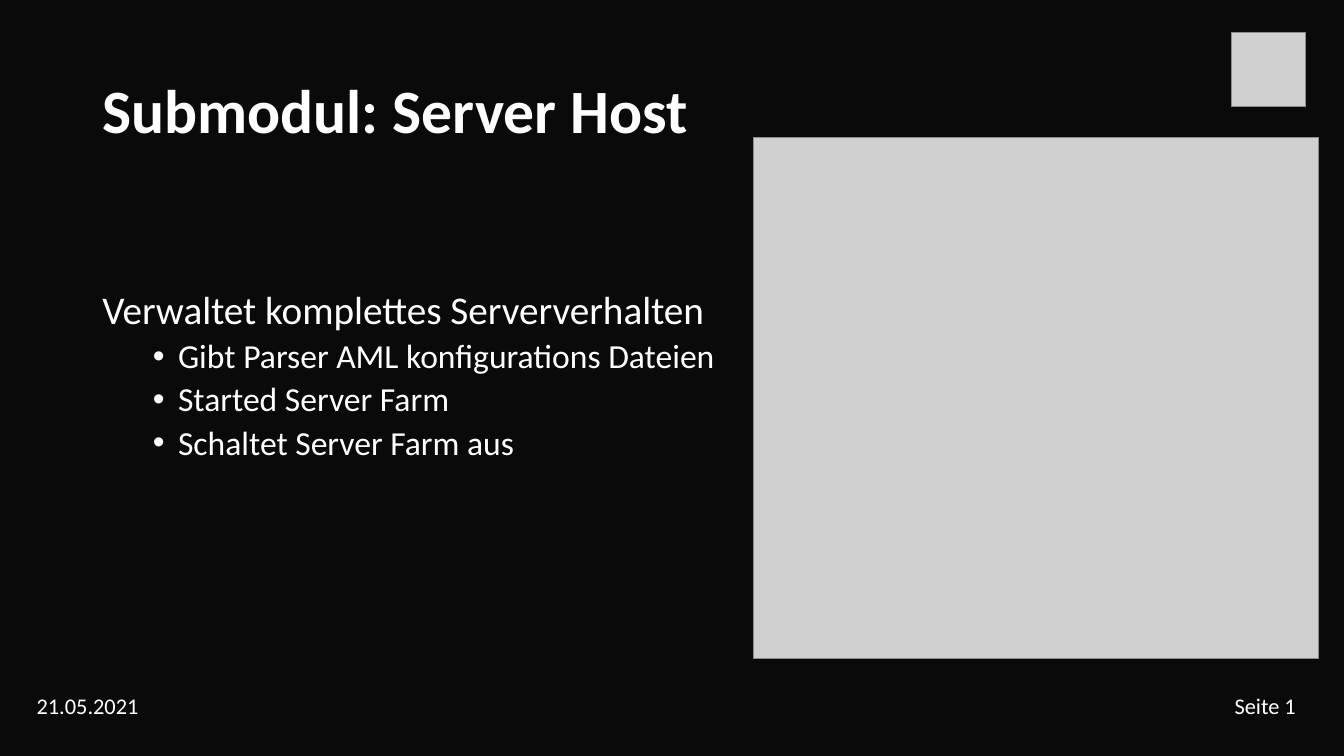
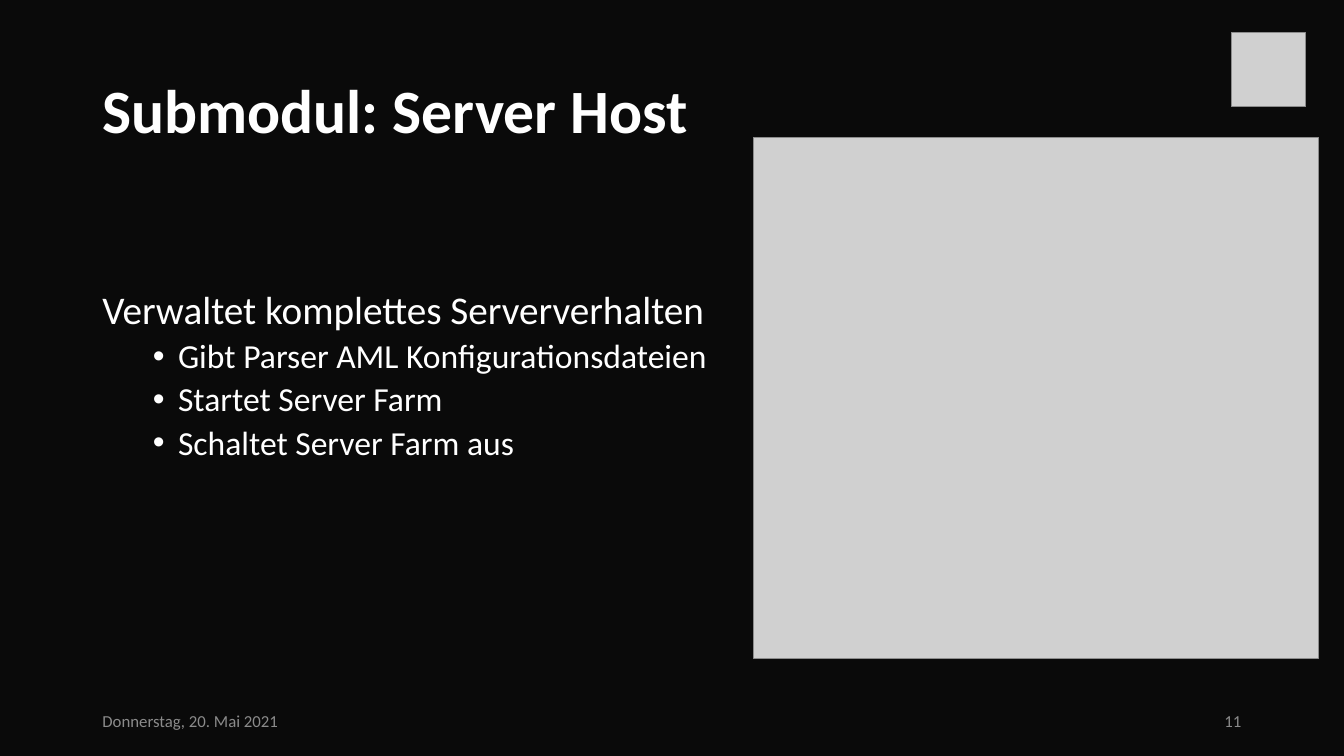
Before and after one commit to ghNico/TINF19C-Team-3-OPC-UA-Server-Farm, a slide deck: slide 11 of PROJECT/Prasentation/Finale_Präsentation_hübsch.pptx. Drawn at 1344x756 pixels with LibreOffice and Linux fonts; fonts in the diff are those of the drawing; grey boxes stand for pictures; background and template pictures are left out; a plain dark background stands for a picture behind light text. Boxes give left, top, right and bottom in pixels: in the first picture for what was removed or moved away, otherwise in the second. Text is boxed around its words. In the diff, an @@ line names an element or a change of style, - is before the commit and + after.

```diff
--- a/PROJECT/Prasentation/Finale_Präsentation_hübsch.pptx
+++ b/PROJECT/Prasentation/Finale_Präsentation_hübsch.pptx
@@ text at (178,344,706,412): text changed @@
-  • Gibt Parser AML konfigurations Dateien
-  • Started Server Farm
+  • Gibt Parser AML Konfigurationsdateien
+  • Startet Server Farm
@@ text removed at (37,699,139,714) @@
-21.05.2021
@@ text added at (102,715,278,730), 12 pt, text #8C8C8C @@
+Donnerstag, 20. Mai 2021
@@ page number added at (1224,716,1241,727), 12 pt, text #8C8C8C @@
+11
@@ text removed at (1235,698,1295,714) @@
-Seite 1
```
Also in this commit, not shown: 15 other slides changed, 2 slides added, 1 slide removed, 1 other file.
